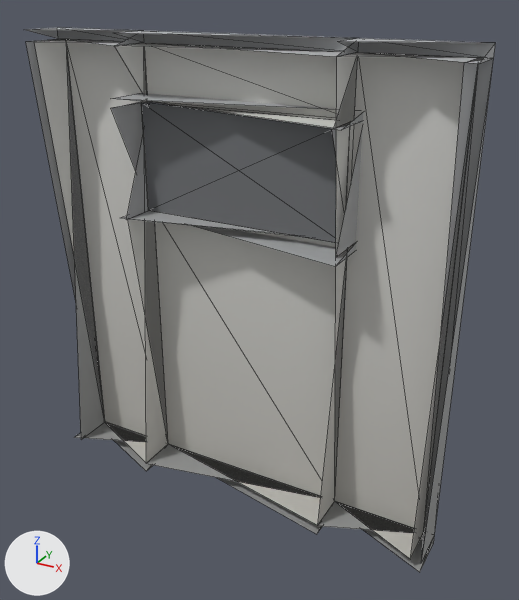
The glTF model models/kit/ventWall_steel_meshin.glb as it was, and as the next commit left it.
Rendered twice from a 50 mm camera at (1.55, -2.58, 2.38) aimed at (0.11, 0.04, 1.07). Lighting does not change. The marker at lower left points along +X, +Y and +Z. The first picture is the older version. Mesh edges are drawn as thin lines. Vertices at exactly the same position are counted once.

Script lines for the objects in view, before the commit:
```python
me_base = bpy.data.meshes.new('base')
me_base.from_pydata(...)  # 88 vertices, 108 faces; spans x -1.0..1.0, y -0.11..0.11, z 0.0..2.2
# faces by material slot: [24, 84]
me_base.materials.append(mat_clad)
me_base.materials.append(mat_steel)
ob_ventwall_steel_meshin = bpy.data.objects.new('ventWall_steel_meshin', me_base)
ob_ventwall_steel_meshin.location = (0.0, 0.0, 0.0)
```
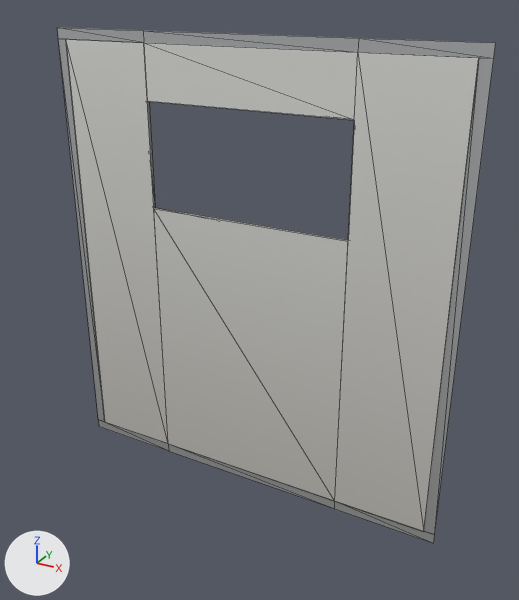
Changed parts and their boxes [x1, y1, x2, y2] in the pictures (519 x 600 px):
```json
{"object": "ventWall_steel_meshin", "change": "reshaped", "before": [26, 27, 496, 572], "after": [57, 27, 496, 543], "on screen": "7% narrower"}
{"part": 1, "of": "me_base", "change": "deleted", "before": [141, 103, 351, 243]}
{"part": 2, "of": "me_base", "change": "deleted", "before": [26, 27, 496, 572]}
```

Scene script edits in JSON lines:
```json
{"block": "me_base", "where": "# used by ob_ventwall_steel_meshin; location = (0.0, 0.0, 0.0)"}
{"op": "remove", "block": "me_base", "code": "me_base.from_pydata(...)  # 88 vertices, 108 faces; spans x -1.0..1.0, y -0.11..0.11, z 0.0..2.2"}
{"op": "add", "block": "me_base", "code": "me_base.from_pydata(...)  # 48 vertices, 32 faces; spans x -1.0..1.0, y 0.1..0.11, z 0.0..2.2"}
{"block": "me_base", "change": "me_base part 1: the loose piece of 8 vertices spanning x -0.5..0.5, y 0.05..0.06, z 1.4..1.9 is deleted"}
{"block": "me_base", "change": "me_base part 2"}
{"block": "me_base", "change": "32 vertices are removed from x -1.0..1.0, y -0.11..-0.1, z 0.0..2.2"}
{"block": "me_base", "change": "64 faces are deleted"}
```
